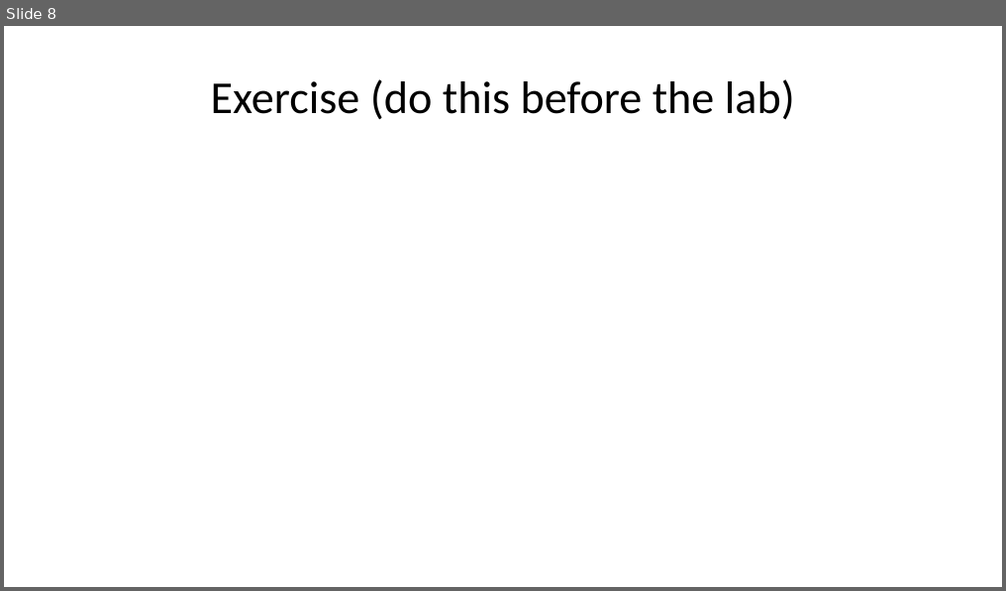
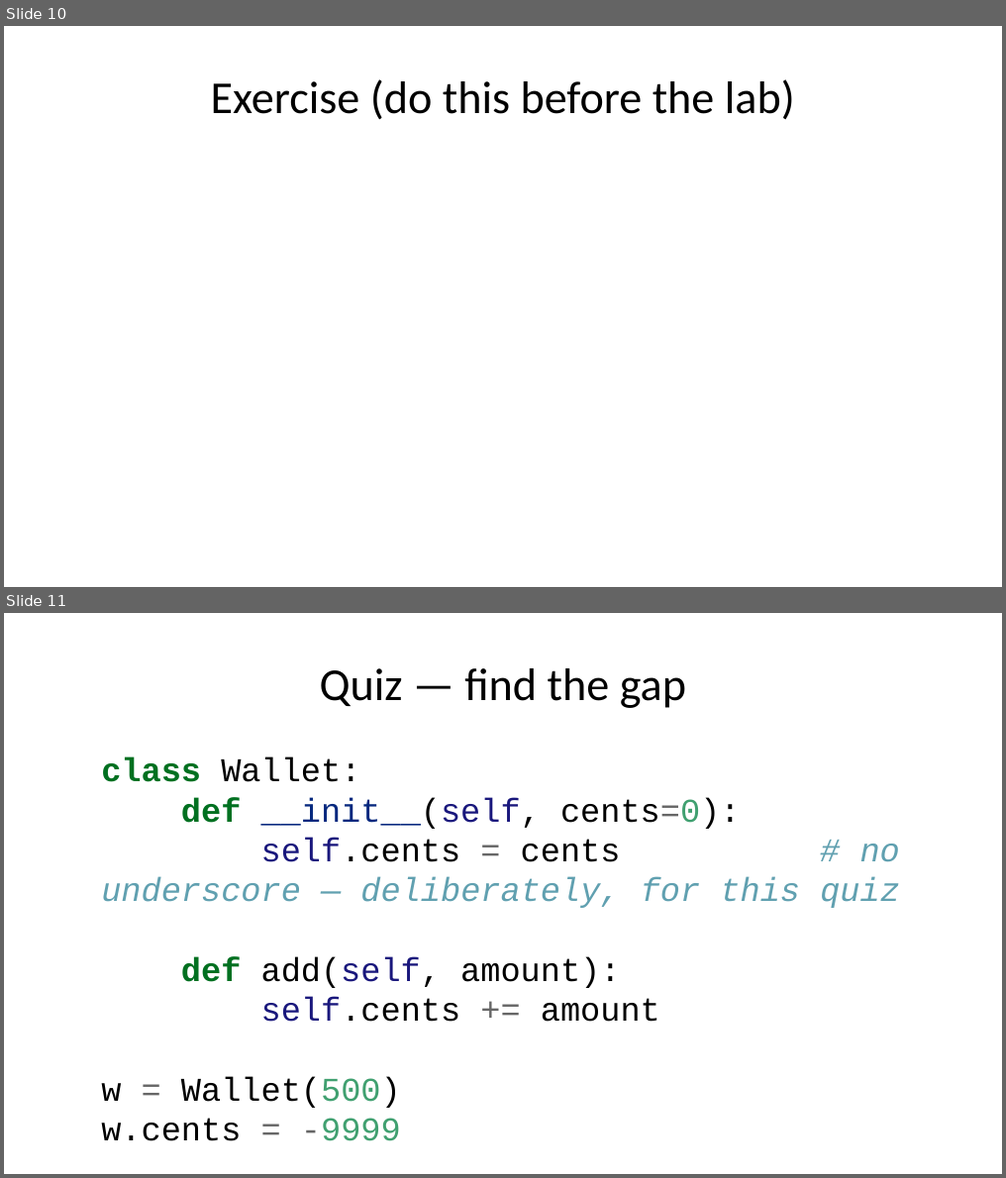
Before and after one commit to inyalala/iitmz-teaching-site, a slide deck: courses/z2005/00-oop-then-algorithms/lecture-2.pptx. Shown one above the other, each under a label of ours: slide 8 before the commit, slides 10 and 11 after it. The pictures are 1006x591 and 1006x1178 pixels, drawn with LibreOffice and Linux fonts; fonts in the diff are those of the drawing. Boxes give left, top, right and bottom in pixels: in the first picture for what was removed or moved away, otherwise in the second. Text is boxed around its words. In the diff, an @@ line names an element or a change of style, - is before the commit and + after.

Commit message:
Week 1: rebuild all four lectures to full standard (objectives, quiz, summary, real examples)

```diff
--- a/courses/z2005/00-oop-then-algorithms/lecture-2.pptx
+++ b/courses/z2005/00-oop-then-algorithms/lecture-2.pptx
@@ slide 11 added at (4,613,1002,1174), background #FFFFFF @@
@@ title added at (320,668,686,708), 33 pt, text #000000 @@
+Quiz — find the gap
@@ text added at (101,758,900,1142), 24 pt, text #000000 @@
+class Wallet:
+def __init__(self, cents=0):
+self.cents = cents # no underscore — deliberately, for this quiz
+def add(self, amount):
+self.cents += amount
+w = Wallet(500)
+w.cents = -9999
@@ what was slide 8 is now slide 10 @@
```
Also in this commit, not shown: 4 other slides added, 1 slide removed, 25 other files.
